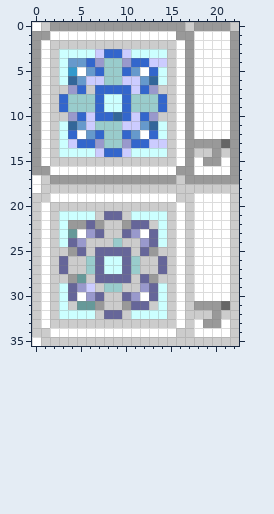
Two versions of one pixel-art sprite, trunk/ssf/web/docroot/images/icons/dashboardconfig.gif. Above, as it was before the edit.
The file is 23x36 pixels.
After:
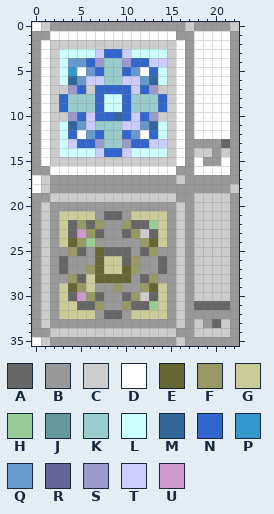
Palette (. is transparent): A #666666  B #999999  C #cccccc  D #ffffff  E #666633  F #999966  G #cccc99  H #99cc99  J #669999  K #99cccc  L #ccffff  M #336699  N #3366cc  P #3399cc  Q #6699cc  R #666699  S #9999cc  T #ccccff  U #cc99cc
Difference:
{"y":18,"x":2,"old":"CCCCCCCCCCCCCCCCCCCC","new":"BBBBBBBBBBBBBBBBBBBB"}
{"y":19,"x":0,"old":"CCDDDDDDDDDDDDDDCCDDDDC","new":"BBCCCCCCCCCCCCCCBBCCCCB"}
{"y":20,"x":0,"old":"CDCCCCCCCCCCCCCCDCDDDDC","new":"BCBBBBBBBBBBBBBBCBCCCCB"}
{"y":21,"x":0,"old":"CDCLLLLCRRCLLLLCDCDDDDC","new":"BCBGGGGBAABGGGGBCBCCCCB"}
{"y":22,"x":0,"old":"CDCLBBRBCCBRRCLCDCDDDDC","new":"BCBGAFAFBBFAAHGBCBCCCCB"}
{"y":23,"x":0,"old":"CDCLJDSRCCRSDRLCDCDDDDC","new":"BCBGAUFABBAFCAGBCBCCCCB"}
{"y":24,"x":0,"old":"CDCLRSCCCKCCSRLCDCDDDDC","new":"BCBGEFHBBBBBFEGBCBCCCCB"}
{"y":25,"x":0,"old":"CDCCBRCRRRRCRBCCDCDDDDC","new":"BCBBFABEAAABAFBBCBCCCCB"}
{"y":26,"x":0,"old":"CDCRCCKRLLRKCCRCDCDDDDC","new":"BCBABBBEGGAFBBABCBCCCCB"}
{"y":27,"x":0,"old":"CDCRCCKRLLRKCCRCDCDDDDC","new":"BCBABBFEGGEFBBABCBCCCCB"}
{"y":28,"x":0,"old":"CDCCBJCRRRRCRBCCDCDDDDC","new":"BCBBFAGEEEEBAFBBCBCCCCB"}
{"y":29,"x":0,"old":"CDCLRSTCKKCCSRLCDCDDDDC","new":"BCBGEFGBBFBBFEGBCBCCCCB"}
{"y":30,"x":0,"old":"CDCLRDSRCCRSDRLCDCDDDDC","new":"BCBGAUFABBAFCAGBCBCCCCB"}
{"y":31,"x":0,"old":"CDCLCJJBCCBRRCLCDCBBB","new":"BCBGGAAFBBFAAHGBCBAAA"}
{"y":31,"x":22,"old":"C","new":"B"}
{"y":32,"x":0,"old":"CDCLLLLCRRCLLLLCDCCC","new":"BCBGGGGBAABGGGGBCBBB"}
{"y":32,"x":21,"old":"CC","new":"BB"}
{"y":33,"x":0,"old":"CDCCCCCCCCCCCCCCDCD","new":"BCBBBBBBBBBBBBBBCBC"}
{"y":33,"x":20,"old":"BDC","new":"ACB"}
{"y":34,"x":0,"old":"CCDDDDDDDDDDDDDDCCDDDDC","new":"BBCCCCCCCCCCCCCCBBCCCCB"}
{"y":35,"x":2,"old":"CCCCCCCCCCCCCC","new":"BBBBBBBBBBBBBB"}
{"y":35,"x":17,"old":"CCCCCC","new":"BBBBBB"}
{"label":"changed","picture_box":[32,184,239,346]}
